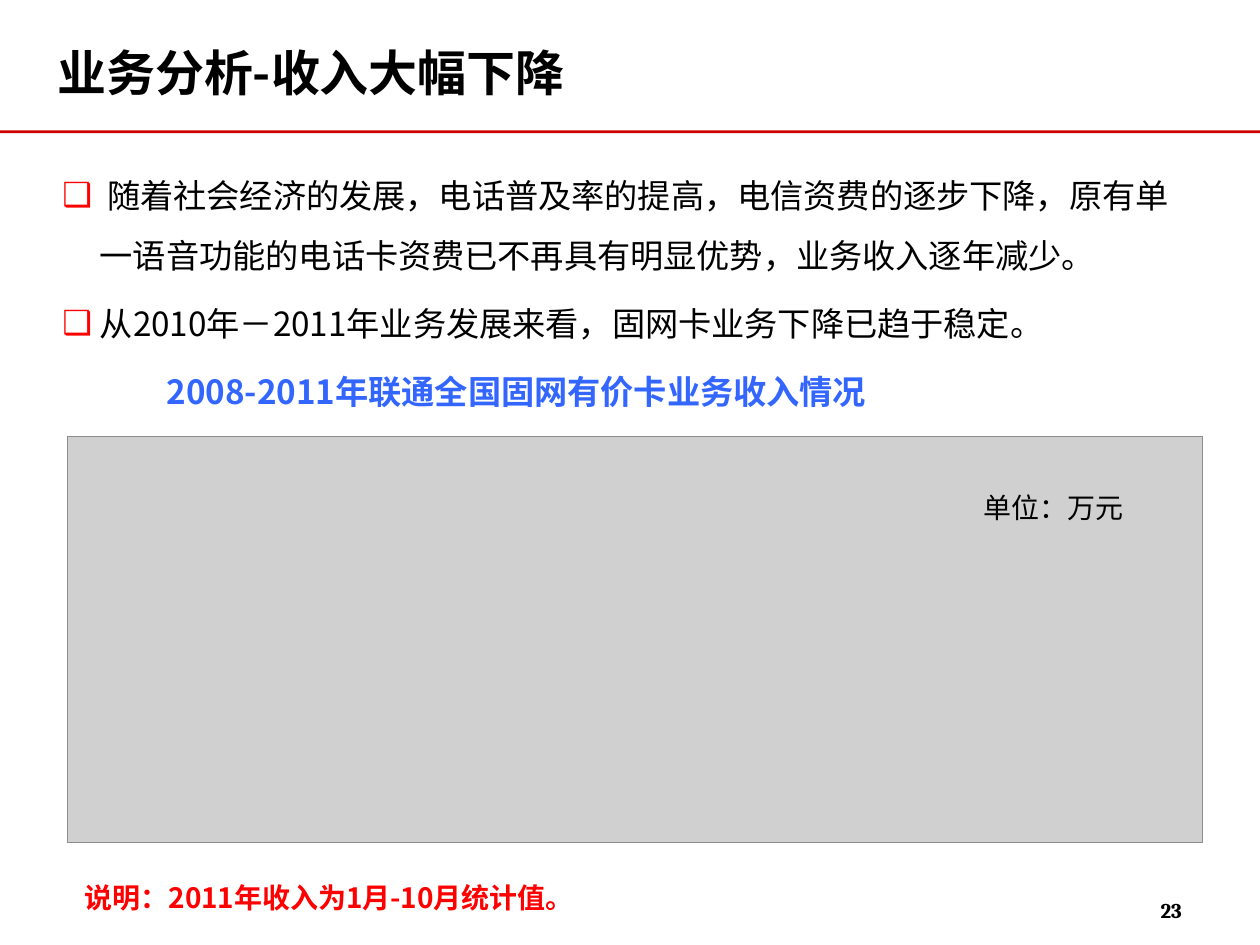
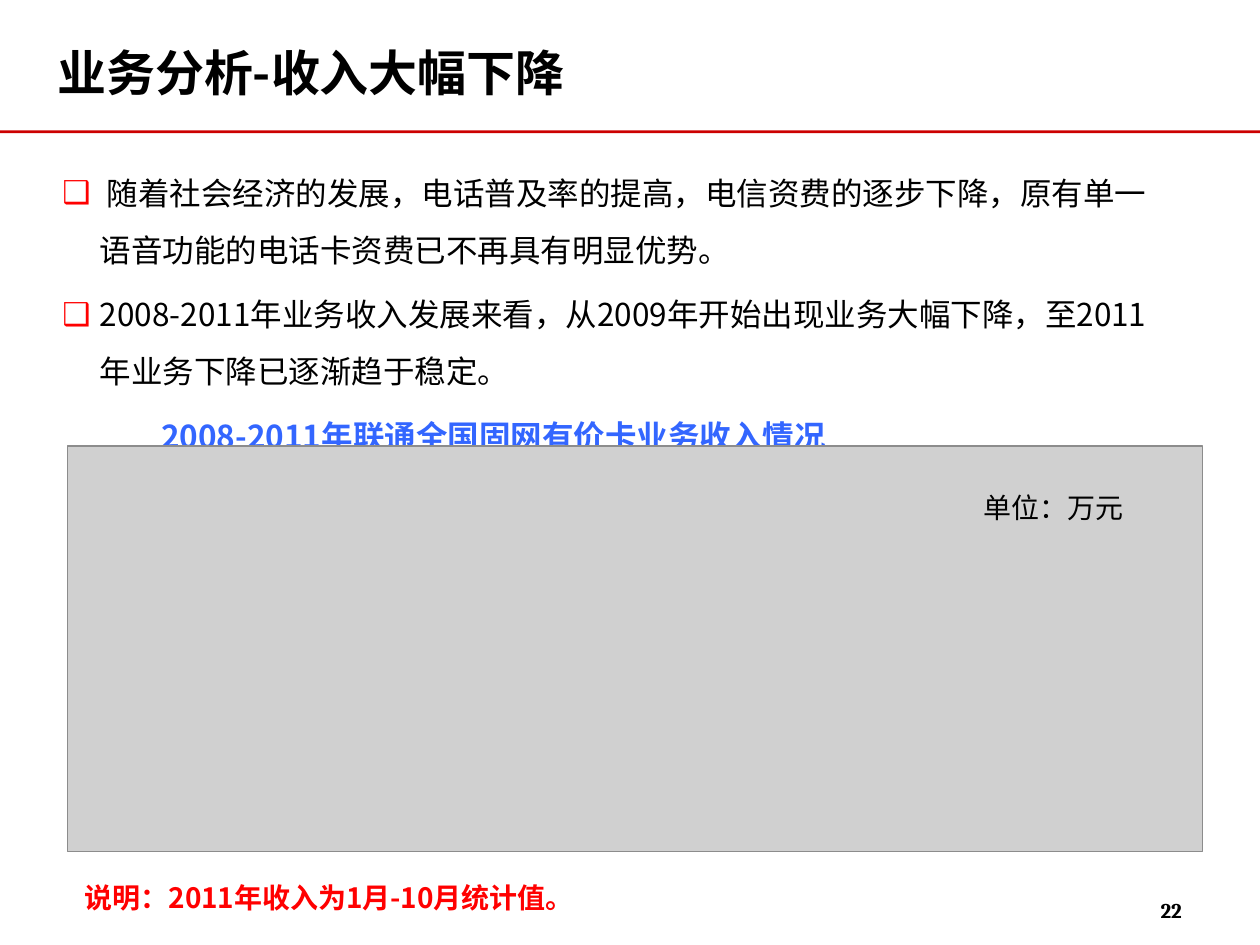
Before and after one commit to momo1101/unicardsrch, a slide deck: slide 22 of 软课题文本/软课题-中国联通电信卡业务及策略研究.ppt (slide 23 before the commit). Drawn at 1260x945 pixels with LibreOffice and Linux fonts; fonts in the diff are those of the drawing; grey boxes stand for pictures; background and template pictures are left out. Boxes give left, top, right and bottom in pixels: in the first picture for what was removed or moved away, otherwise in the second. Text is boxed around its words. In the diff, an @@ line names an element or a change of style, - is before the commit and + after.

```diff
--- a/软课题文本/软课题-中国联通电信卡业务及策略研究.ppt
+++ b/软课题文本/软课题-中国联通电信卡业务及策略研究.ppt
@@ text at (100, 178, 1147, 386): text changed; size 19 to 18 pt @@
-❑ 随着社会经济的发展，电话普及率的提高，电信资费的逐步下降，原有单一语音功能的电话卡资费已不再具有明显优势，业务收入逐年减少。
-❑ 从2010年－2011年业务发展来看，固网卡业务下降已趋于稳定。
+❑ 随着社会经济的发展，电话普及率的提高，电信资费的逐步下降，原有单一语音功能的电话卡资费已不再具有明显优势。
+❑ 2008-2011年业务收入发展来看，从2009年开始出现业务大幅下降，至2011年业务下降已逐渐趋于稳定。
@@ text at (161, 416, 825, 457): size 19 to 18 pt in "2008-2011年联通全国固网有价卡业务收入情况" @@
@@ picture: place and size @@
-picture at (67, 437, 1202, 843)
+picture at (67, 446, 1202, 852)
@@ page number at (1161, 903, 1182, 918): text changed @@
-23
+22
```
Also in this commit, not shown: 3 other slides changed, 1 slide added, 1 slide removed.
